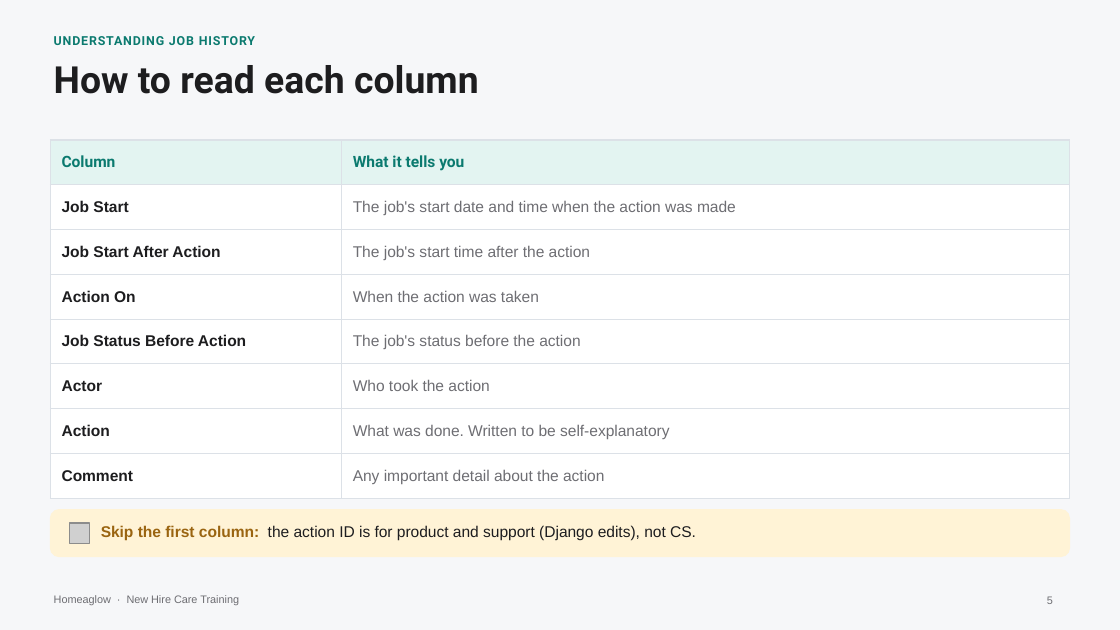
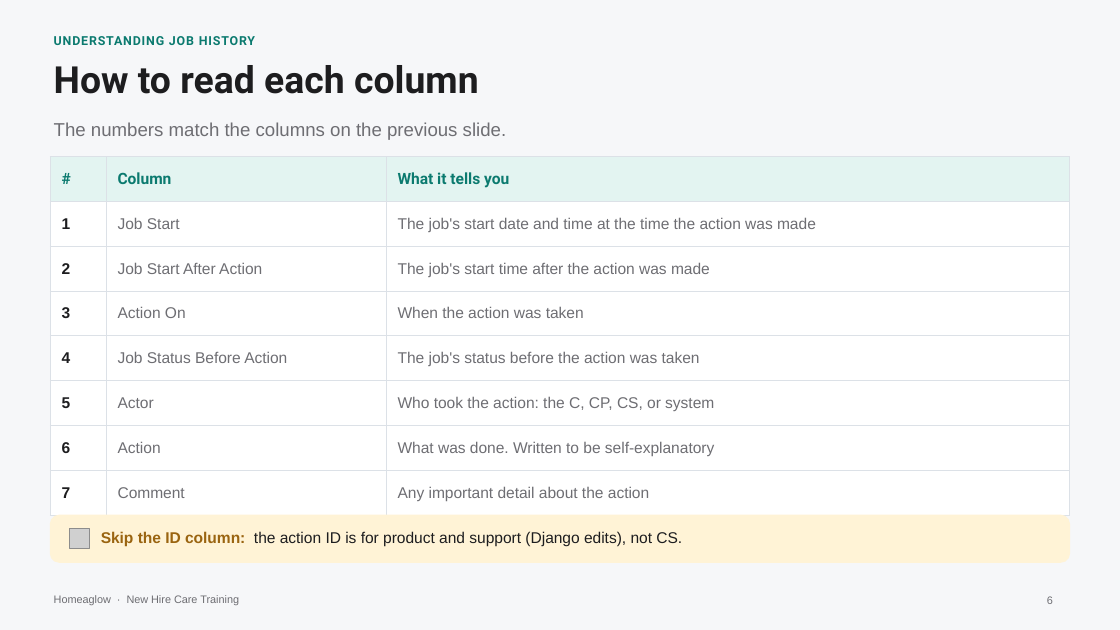
Before and after one commit to anjulimichelle/training, a slide deck: slide 6 of platform-mechanics/platform-operating-mechanics.pptx (slide 5 before the commit). Drawn at 1120x630 pixels with LibreOffice and Linux fonts; fonts in the diff are those of the drawing; grey boxes stand for pictures. Boxes give left, top, right and bottom in pixels: in the first picture for what was removed or moved away, otherwise in the second. Text is boxed around its words. In the diff, an @@ line names an element or a change of style, - is before the commit and + after.

```diff
--- a/platform-mechanics/platform-operating-mechanics.pptx
+++ b/platform-mechanics/platform-operating-mechanics.pptx
@@ text added at (54, 122, 506, 140), 12 pt, text #6E6E73 @@
+The numbers match the columns on the previous slide.
@@ table at (50, 157, 1070, 505) @@
+column 1: # | 1 | 2 | 3 | 4 | 5 | 6 | 7
-column 2: What it tells you | The job's start date and time when the action was made | The job's start time after the action | When the action was taken | The job's status before the action | Who took the action | What was done. Written to be self-explanatory | Any important detail about the action
+column 3: What it tells you | The job's start date and time at the time the action was made | The job's start time after the action was made | When the action was taken | The job's status before the action was taken | Who took the action: the C, CP, CS, or system | What was done. Written to be self-explanatory | Any important detail about the action
@@ table: place and size @@
-table at (50, 140, 1070, 488)
+table at (50, 157, 1070, 505)
@@ rounded rectangle: place and size @@
-rounded rectangle at (50, 510, 1070, 557)
+rounded rectangle at (50, 515, 1070, 562)
@@ picture: place and size @@
-picture at (69, 523, 90, 543)
+picture at (69, 529, 90, 549)
@@ text at (101, 531, 682, 546): text changed @@
-Skip the first column: the action ID is for product and support (Django edits), not CS.
+Skip the ID column: the action ID is for product and support (Django edits), not CS.
```
Also in this commit, not shown: 1 other slide changed, 4 slides added, 2 slides removed, 4 other files.
